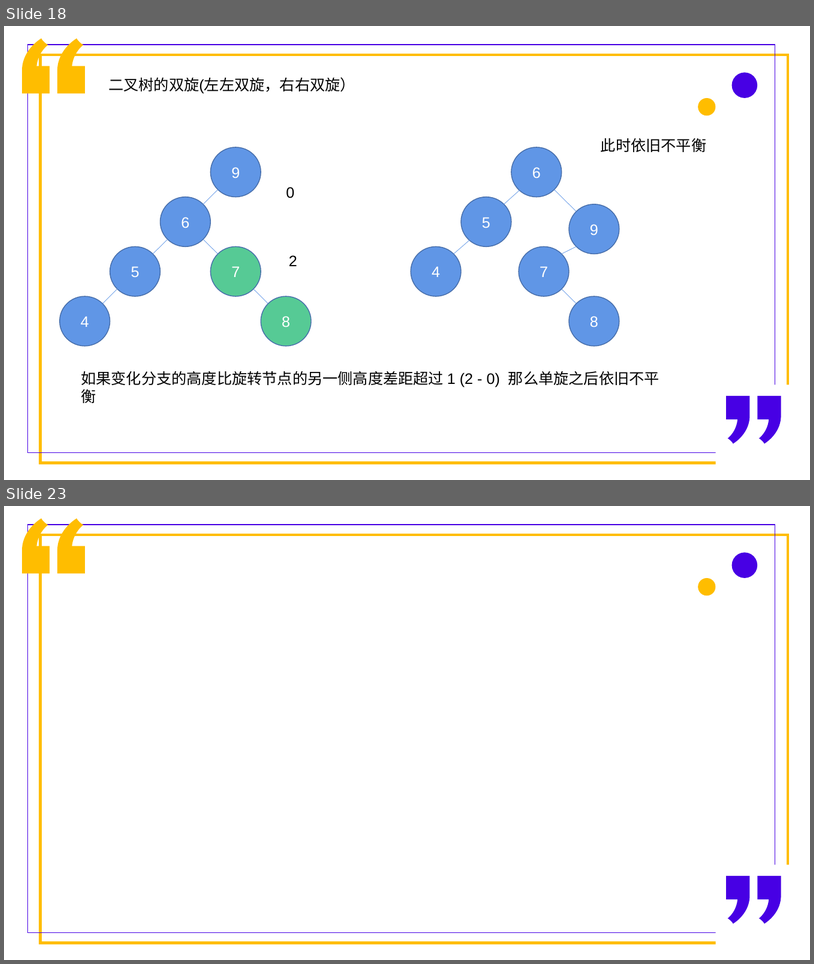
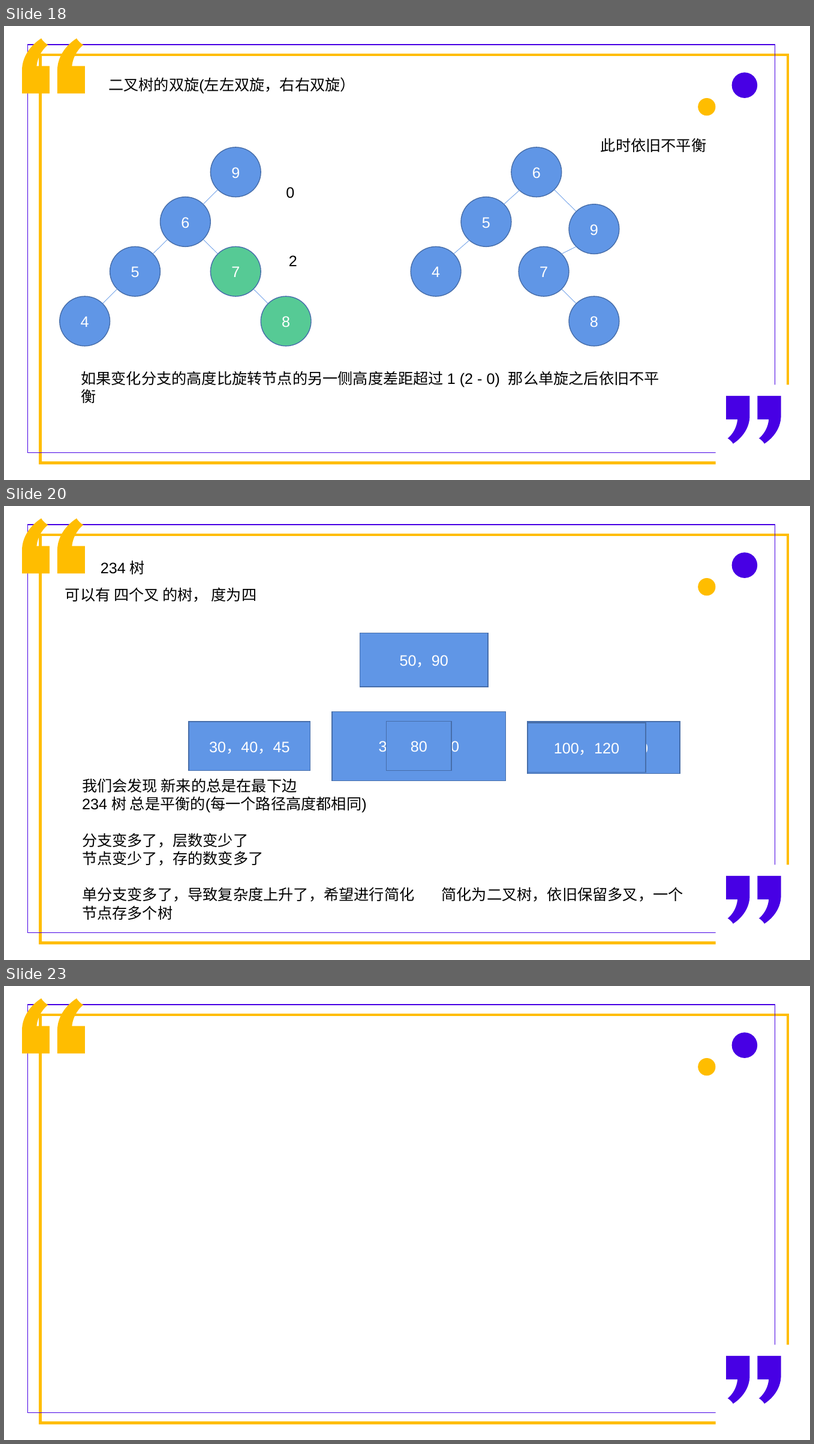
Before and after one commit to PhilRandWu/Algorithm_web, a slide deck: 算法练习思路整理.pptx. Shown one above the other, each under a label of ours: slides 18 and 23 before the commit, slides 18, 20 and 23 after it; the slides between them are not shown. The pictures are 814x964 and 814x1444 pixels, drawn with LibreOffice and Linux fonts; fonts in the diff are those of the drawing. Boxes give left, top, right and bottom in pixels: in the first picture for what was removed or moved away, otherwise in the second. Text is boxed around its words. In the diff, an @@ line names an element or a change of style, - is before the commit and + after.

```diff
--- a/算法练习思路整理.pptx
+++ b/算法练习思路整理.pptx
@@ slide 20 added at (4, 506, 810, 960), background #FFFFFF @@
@@ freeform shape added at (23, 519, 50, 573), fill #FFBD00, outline #FFBD00 1 pt @@
@@ freeform shape added at (58, 519, 84, 573), fill #FFBD00, outline #FFBD00 1 pt @@
@@ rectangle added at (27, 525, 776, 933), outline #4700E4 1 pt @@
@@ rectangle added at (40, 535, 789, 943), outline #FFBD00 3.25 pt @@
@@ ellipse added at (732, 553, 758, 578), fill #4700E4 @@
@@ text added at (101, 561, 145, 574), 18 pt, text #000000 @@
+234 树
@@ text added at (65, 587, 257, 602), 18 pt, text #000000 @@
+可以有 四个叉 的树， 度为四
@@ ellipse added at (698, 578, 716, 595), fill #FFBD00 @@
@@ rectangle added at (360, 633, 489, 687), fill #6096E6, outline #476FAA 1 pt, 18 pt, text #FFFFFF @@
+50，90
@@ rectangle added at (189, 721, 311, 771), fill #6096E6, outline #476FAA 1 pt, 18 pt, text #FFFFFF @@
+30，40，45
@@ rectangle added at (217, 721, 310, 771), fill #6096E6, outline #476FAA 1 pt, 18 pt, text #FFFFFF @@
+30，40
@@ rectangle added at (332, 712, 506, 781), fill #6096E6, outline #476FAA 1 pt, 18 pt, text #FFFFFF @@
+30，50，80
@@ rectangle added at (387, 721, 452, 771), fill #6096E6, outline #476FAA 1 pt, 18 pt, text #FFFFFF @@
+80
@@ rectangle added at (528, 721, 591, 771), fill #6096E6, outline #476FAA 1 pt, 18 pt, text #FFFFFF @@
+80
@@ rectangle added at (528, 721, 680, 773), fill #6096E6, outline #476FAA 1 pt, 18 pt, text #FFFFFF @@
+80，90，100
@@ rectangle added at (528, 723, 646, 772), fill #6096E6, outline #476FAA 1 pt, 18 pt, text #FFFFFF @@
+100，120
@@ text added at (82, 778, 684, 901), 18 pt, text #000000 @@
+我们会发现 新来的总是在最下边
+234 树 总是平衡的(每一个路径高度都相同)
+分支变多了，层数变少了
+节点变少了，存的数变多了
+单分支变多了，导致复杂度上升了，希望进行简化 简化为二叉树，依旧保留多叉，一个节点存多个树
@@ rectangle added at (716, 865, 797, 952), fill #FFFFFF @@
@@ freeform shape added at (727, 876, 750, 924), fill #4700E4 @@
@@ freeform shape added at (758, 876, 782, 924), fill #4700E4 @@
```
Also in this commit, not shown: 1 slide changed, 2 other slides added, 3 slides removed.
